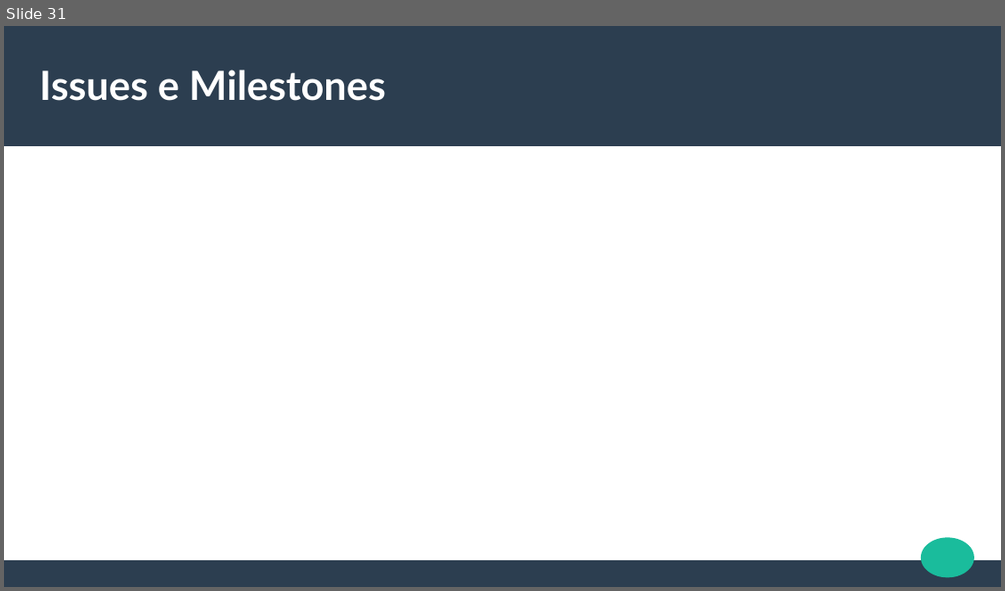
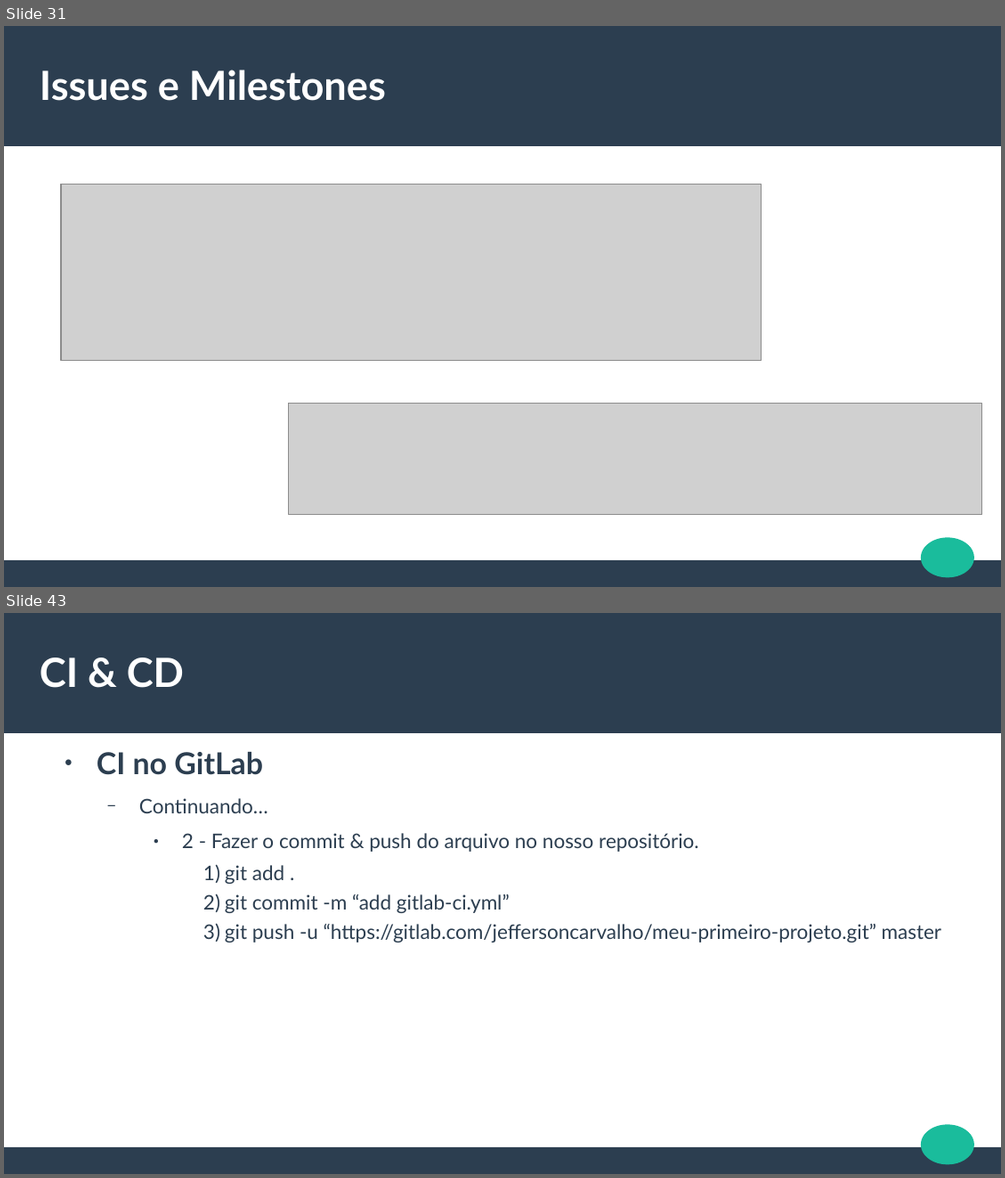
Before and after one commit to jeffersoncarvalho/aps-2020_2, a slide deck: SLIDES/ODP/3NA-EXTRA-GitLab.odp. Shown one above the other, each under a label of ours: slide 31 before the commit, slides 31 and 43 after it; the slides between them are not shown. The pictures are 1005x591 and 1005x1178 pixels, drawn with LibreOffice and Linux fonts; fonts in the diff are those of the drawing; grey boxes stand for pictures. Boxes give left, top, right and bottom in pixels: in the first picture for what was removed or moved away, otherwise in the second. Text is boxed around its words. In the diff, an @@ line names an element or a change of style, - is before the commit and + after.

Commit message:
curso de gitlab

```diff
--- a/SLIDES/ODP/3NA-EXTRA-GitLab.odp
+++ b/SLIDES/ODP/3NA-EXTRA-GitLab.odp
@@ slide 43 added at <box>4,613,1001,1174</box>, background #FFFFFF; not listed: 3 template elements that a slide beside it also shows @@
@@ title added at <box>40,657,184,688</box>, 32 pt, text #FFFFFF, bold @@
+CI & CD
@@ text added at <box>97,752,942,942</box>, 16 pt, text #2C3E50 @@
+● CI no GitLab
+  − Continuando…
+    ● 2 - Fazer o commit & push do arquivo no nosso repositório.
+      1) git add .
+      2) git commit -m “add gitlab-ci.yml”
+      3) git push -u “https://gitlab.com/jeffersoncarvalho/meu-primeiro-projeto.git” master
@@ slide 31 changed as well @@
@@ picture added at <box>61,184,761,361</box> @@
@@ picture added at <box>289,403,982,515</box> @@
```
Also in this commit, not shown: 5 other slides changed, 14 other slides added, 1 slide removed, 1 other file.
